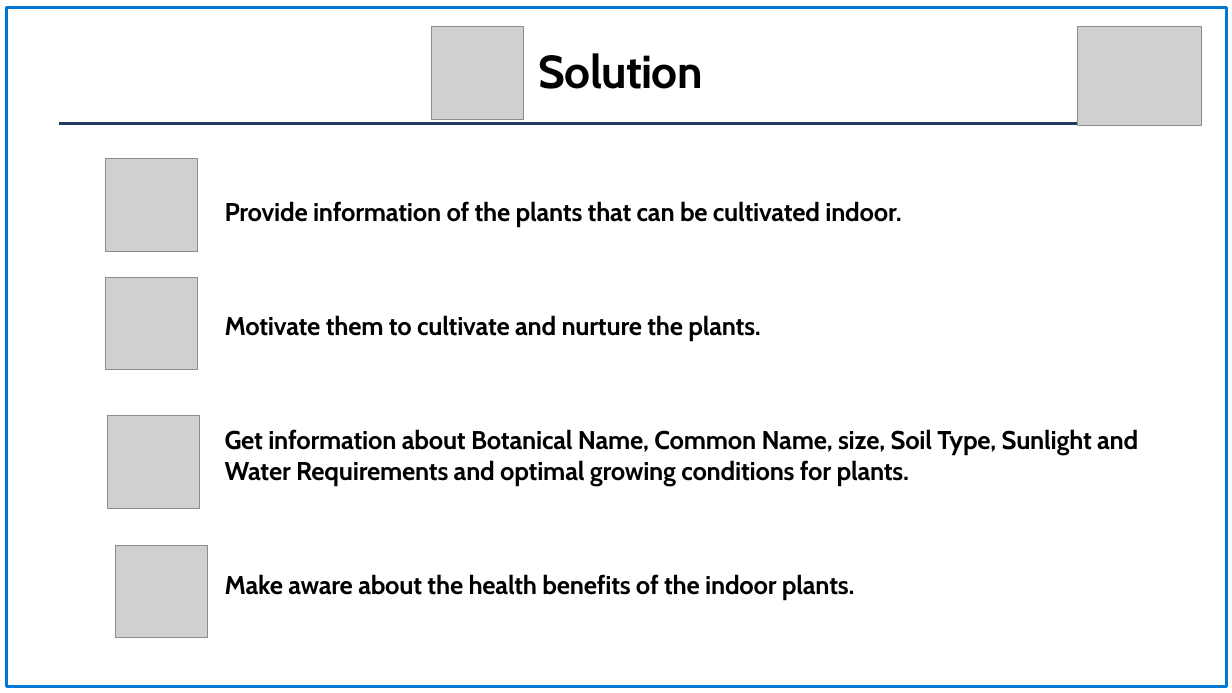
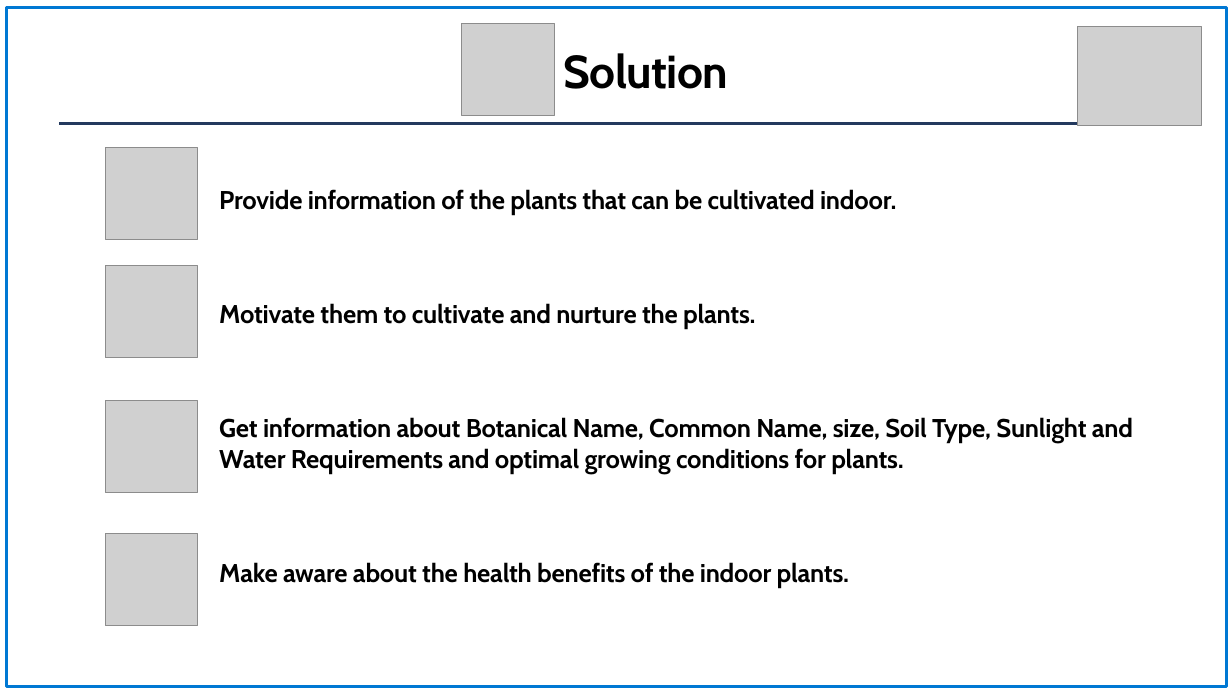
Before and after one commit to ompiepy/greentech, a slide deck: slide 3 of Demo Day Presentation.pptx. Drawn at 1232x693 pixels with LibreOffice and Linux fonts; fonts in the diff are those of the drawing; grey boxes stand for pictures; background and template pictures are left out. Boxes give left, top, right and bottom in pixels: in the first picture for what was removed or moved away, otherwise in the second. Text is boxed around its words. In the diff, an @@ line names an element or a change of style, - is before the commit and + after.

```diff
--- a/Demo Day Presentation.pptx
+++ b/Demo Day Presentation.pptx
@@ picture: place and size @@
-picture at bbox=[432, 27, 524, 119]
+picture at bbox=[462, 23, 555, 116]
@@ title "Solution": place and size @@
-title "Solution" at bbox=[539, 53, 703, 89]
+title "Solution" at bbox=[564, 53, 728, 89]
@@ picture: place and size @@
-picture at bbox=[105, 159, 198, 251]
+picture at bbox=[105, 147, 198, 239]
@@ text "Provide information of the plants ...": place and size @@
-text "Provide information of the plants ..." at bbox=[225, 201, 1138, 600]
+text "Provide information of the plants ..." at bbox=[219, 189, 1133, 588]
@@ picture: place and size @@
-picture at bbox=[105, 277, 198, 370]
+picture at bbox=[105, 265, 198, 358]
@@ picture: place and size @@
-picture at bbox=[107, 416, 200, 508]
+picture at bbox=[105, 400, 198, 493]
@@ picture: place and size @@
-picture at bbox=[116, 545, 208, 638]
+picture at bbox=[105, 533, 198, 626]
```
Also in this commit, not shown: 4 other slides changed, 2 slides added, 1 slide removed, 5 other files.
